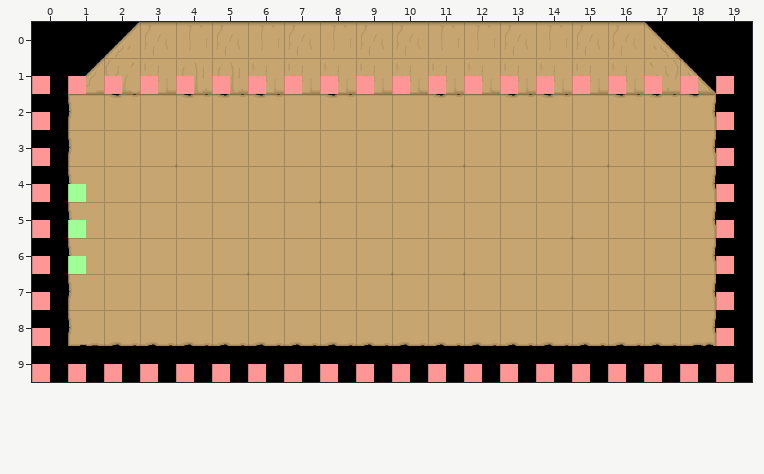
A Tiled map gets an edit: Output/Assets/Maps/mapPractice.tmx. The first picture shows the starting point.
Cells are 64x64 px. Shown: x 0..19, y 0..9.
The result:
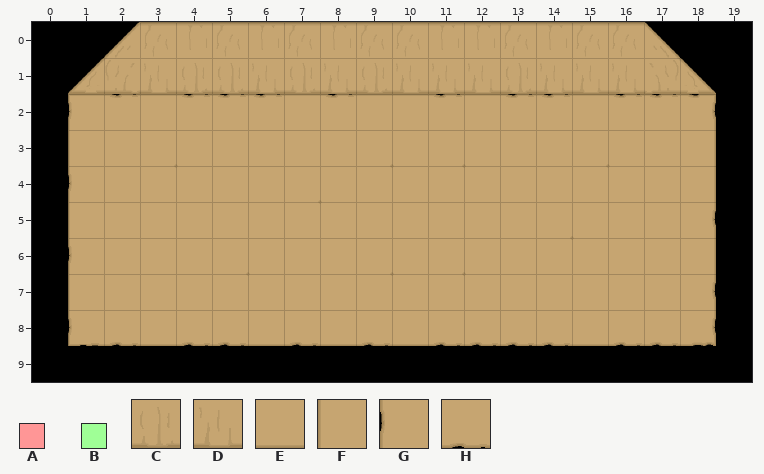
Key: from "MapMetaData": A 0, B 1; from "Pared y puerta tienda": C 14, D 15; from "Tienda interior": E 1, F 8, G 9, H 16.
_ is an empty cell.
Difference:
Layer "Suelo y pared":
y 1: x 7 D -> C; x 9 D -> C; x 13 D -> C
y 5: x 1 G -> F
y 8: x 3 H -> E; x 6 H -> E; x 8 H -> E; x 10 H -> E; x 15 H -> E
Layer "Coliders" (now hidden):
y 1: x 0..19 AAAAAAAAAAAAAAAAAAAA -> ____________________
y 2..3: x 0 A -> _; x 19 A -> _
y 4..6: x 0..1 AB -> __; x 19 A -> _
y 7..8: x 0 A -> _; x 19 A -> _
y 9: x 0..19 AAAAAAAAAAAAAAAAAAAA -> ____________________
Changed places in both pictures, as pixel boxes (x1, y1, x2, y2):
changed: (32, 63, 734, 382)
